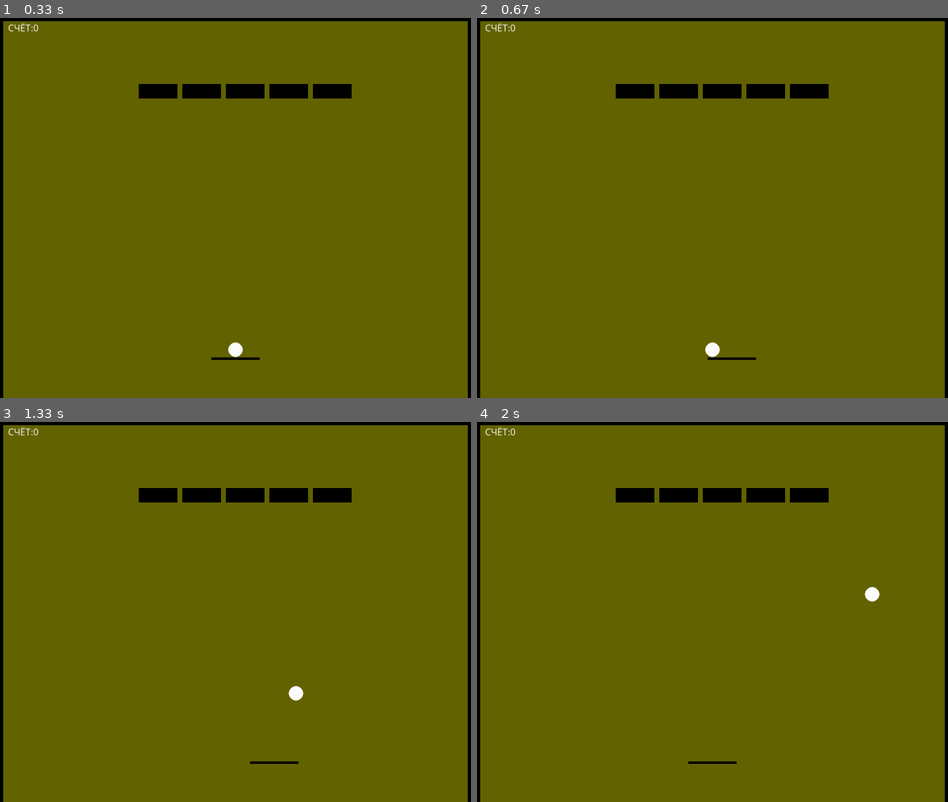
Above: before the commit, frames 1-4 (two rows, left to right).
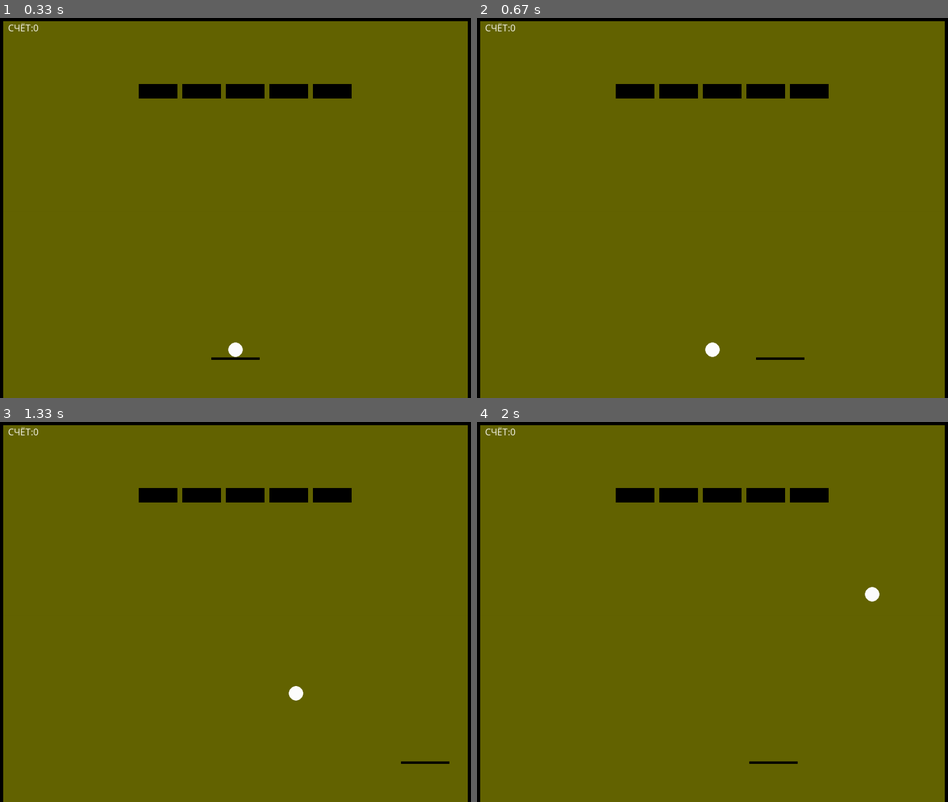
Above: after the commit, the same moments.

Repository: EgorSWEB/pygame
Game: pygame game, started from lesson_21_02.py
Two runs of this game, one before a commit and one after it. Both use one fixed random seed, a clock stepped at 60 frames per second and the inputs below.
Inputs:
- Up to frame 1 (0.33 s): no input
- Up to frame 2 (0.67 s): hold Right from 0.33 s (still down)
- Up to frame 3 (1.33 s): release Right at 0.8 s; hold Right 0.83-1.3 s; tap Space at 0.9, 1.2 s
- Up to frame 4 (2 s): hold Left 1.33-1.87 s; tap Space at 1.4, 1.7, 1.97 s; hold Left from 1.9 s (still down)

Frame 1 is identical in both runs. In frame 2, 0.1% of the frame differs, in the area x 48-70%, y 89-90%; in frame 3, 0.1%; in frame 4, 0.1%, in the area x 44-69%, y 89-90%.

Commit message:
Add files via upload
25.04

Diff:
--- a/lesson_21_02.py
+++ b/lesson_21_02.py
@@ -62,78 +62,15 @@
     if y_circle <= WW + R_C:
         vy_circle = vy_circle * (-1)
 
-
-COLOR = (100, 100, 0)
-W = 1000
-H = 800
-SIZE = (W, H)
-FPS = 60
-WW = 20
-R_C = 15
-
-pygame.init()
-pygame.mixer.init()
-screen = pygame.display.set_mode(SIZE)
-screen.fill(COLOR)
-pygame.display.set_caption("Моя игра")
-pygame.draw.rect(screen, (0, 0, 0), (0, 0, W, H + WW), WW)
-
-x_circle = W // 2
-y_circle = H // 2 + 300
-vx_circle = 0
-vy_circle = 0
-
-w_plat = 100
-h_plat = 5
-x_plat = W // 2 - w_plat // 2
-y_plat = H // 2 + 300 + R_C + 1
-
-W_B = 80
-H_B = 30
-
-pygame.draw.circle(screen, (255, 255, 255), (x_circle, y_circle), R_C)
-pygame.draw.rect(screen, (0, 0, 0), (x_plat, y_plat, w_plat, h_plat), 0)
-
-blocks = []
-for i in range(5):
-    blocks.append(pygame.draw.rect(screen, (0, 0, 0), ((W_B + 10) * i + 300, 150, W_B, H_B), 0))
-print(blocks)
-
-
-running = True
-loose = False
-cnt = 0
-
-pygame.font.init()
-font_cnt = pygame.font.SysFont('Comic Sans MS', 20)
-data = 'СЧЁТ:'
-ts_2 = font_cnt.render(data + str(cnt), True, (255, 255, 255))
-screen.blit(ts_2, (WW + 10, WW))
-
-while running:
-    pygame.time.wait(1000 // FPS)
-    screen.fill(COLOR)
-    for i in range(len(blocks)):
-        pygame.draw.rect(screen, (0, 0, 0), blocks[i], 0)
-
-
-    pygame.draw.rect(screen, (0, 0, 0), (0, 0, W, H + WW), WW)
-    circle = pygame.draw.circle(screen, (255, 255, 255), (x_circle, y_circle), R_C)
-
-    processing_blocks()
-
-    plat = pygame.draw.rect(screen, (0, 0, 0), (x_plat, y_plat, w_plat, h_plat), 0)
-
-    reflection_wall()
+def processing_plat():
+    global blocks, circle, no_jump, vx_circle, vy_circle, cnt, x_circle, y_circle, W_B, H_B, W, WW
 
     if plat.colliderect(circle):
         if(y_circle >= y_plat - R_C and y_circle + R_C <= y_plat + h_plat and x_circle >= x_plat and x_circle <= x_plat + w_plat):
             vy_circle = vy_circle * (-1)
 
-    x_circle += vx_circle
-    y_circle += vy_circle
-
-    # Ввод процесса (события)
+def processing_events():
+    global blocks, circle, no_jump, vx_circle, vy_circle, cnt, x_circle, y_circle, loose, x_plat, running, move_right, move_left
 
     for event in pygame.event.get():
         # check for closing window
@@ -143,14 +80,102 @@
             vx_circle = 5
             vy_circle = -5
         if event.type == pygame.KEYDOWN and event.key == pygame.K_RIGHT:
-            if x_plat < W - w_plat - WW - 40:
-                x_plat += 40
+            move_right = True
+        if event.type == pygame.KEYUP and event.key == pygame.K_RIGHT:
+            move_right = False
         if event.type == pygame.KEYDOWN and event.key == pygame.K_LEFT:
-            if x_plat > WW + 40:
-                x_plat -= 40
+            move_left = True
+        if event.type == pygame.KEYUP and event.key == pygame.K_LEFT:
+            move_left = False
+
+    if move_right and x_plat < W - w_plat - WW - 40:
+        x_plat += 7
+    if move_left and x_plat > WW + 40:
+        x_plat -= 7
+
+def draw_cnt():
+    global font_cnt, data, cnt, screen
 
     ts_2 = font_cnt.render(data + str(cnt), True, (255, 255, 255))
     screen.blit(ts_2, (WW + 10, WW))
+
+
+COLOR = (100, 100, 0)
+W = 1000
+H = 800
+SIZE = (W, H)
+FPS = 60
+WW = 20
+R_C = 15
+
+pygame.init()
+pygame.mixer.init()
+screen = pygame.display.set_mode(SIZE)
+screen.fill(COLOR)
+pygame.display.set_caption("Моя игра")
+pygame.draw.rect(screen, (0, 0, 0), (0, 0, W, H + WW), WW)
+
+x_circle = W // 2
+y_circle = H // 2 + 300
+vx_circle = 0
+vy_circle = 0
+
+w_plat = 100
+h_plat = 5
+x_plat = W // 2 - w_plat // 2
+y_plat = H // 2 + 300 + R_C + 1
+
+W_B = 80
+H_B = 30
+
+pygame.draw.circle(screen, (255, 255, 255), (x_circle, y_circle), R_C)
+pygame.draw.rect(screen, (0, 0, 0), (x_plat, y_plat, w_plat, h_plat), 0)
+
+blocks = []
+for i in range(5):
+    blocks.append(pygame.draw.rect(screen, (0, 0, 0), ((W_B + 10) * i + 300, 150, W_B, H_B), 0))
+print(blocks)
+
+
+running = True
+move_right = False
+move_left = False
+loose = False
+cnt = 0
+
+pygame.font.init()
+font_cnt = pygame.font.SysFont('Comic Sans MS', 20)
+data = 'СЧЁТ:'
+ts_2 = font_cnt.render(data + str(cnt), True, (255, 255, 255))
+screen.blit(ts_2, (WW + 10, WW))
+
+while running:
+    pygame.time.wait(1000 // FPS)
+    screen.fill(COLOR)
+    for i in range(len(blocks)):
+        pygame.draw.rect(screen, (0, 0, 0), blocks[i], 0)
+
+
+    pygame.draw.rect(screen, (0, 0, 0), (0, 0, W, H + WW), WW)
+    circle = pygame.draw.circle(screen, (255, 255, 255), (x_circle, y_circle), R_C)
+
+    processing_blocks()
+
+    plat = pygame.draw.rect(screen, (0, 0, 0), (x_plat, y_plat, w_plat, h_plat), 0)
+
+    reflection_wall()
+
+    processing_plat()
+
+    x_circle += vx_circle
+    y_circle += vy_circle
+
+
+    processing_events()
+
+    draw_cnt()
+
+
     pygame.display.flip()
 
     if (y_circle > H):
